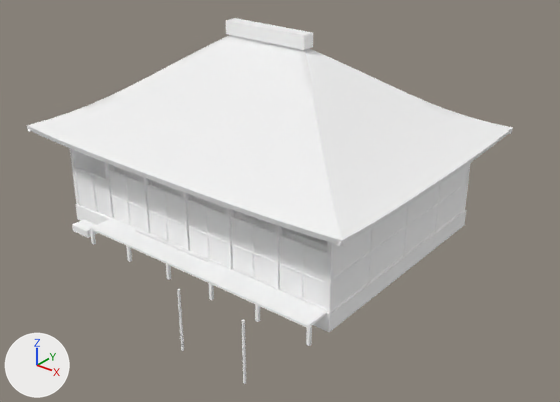
What one commit did to the glTF model public/assets/models/architecture/minka-kawara_1.glb.
Both versions are drawn from a camera (50 mm lens) standing at (15.57, -18.86, 12.68) and looking at (1.62, -1.42, 1.86). The lights are fixed; the arrows at lower left show +X, +Y and +Z. The older version comes first. Where no turn or scale is listed for an object, it has been applied to the vertices. Vertices at exactly the same position are counted once.

In view in the first picture: 'minka-kawara_1'.
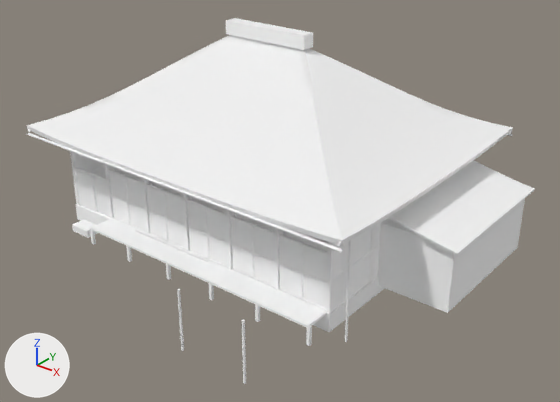
Where the newer file only moved an object's origin or applied its transform, the numbers keep the older frame.

The edits, one by one:
me_minka_kawara_1 is used by ob_minka_kawara_1; location (0.0, -1.11, 3.47).
me_minka_kawara_1 had 2037 vertices, 3796 faces and spanned x -6.41..6.41, y -6.13..6.13, z -3.47..3.47.
me_minka_kawara_1 now has 2247 vertices, 4158 faces and spans x -6.41..8.0, y -6.13..6.19, z -3.47..3.47.
me_minka_kawara_1 part 1: a new loose piece, a box spanning x 5.4..7.8, y -0.49..4.31, z -3.18..-1.07, in mat_stone_granite (white #ffffff).
me_minka_kawara_1 part 2: a new loose piece, a 6-sided cylinder along z spanning x 6.07..6.13, y -3.073..-3.003, z -3.475..-0.135, in mat_stone_granite (white #ffffff).
me_minka_kawara_1 part 3: a new loose piece of 129 vertices spanning x 5.39..8.0, y -0.69..4.51, z -1.13..-0.58, in mat_stone_granite (white #ffffff).
me_minka_kawara_1 part 4: a new loose piece of 18 vertices spanning x -6.4..6.4, y -3.97..-3.85, z -0.2..-0.14, in mat_stone_granite (white #ffffff).
Other edits to the shape of me_minka_kawara_1 do not show in these pictures.

Boxes [x1, y1, x2, y2] around the edits, measured in the pictures (560 x 402 px):
'minka-kawara_1', reshaped: before [27, 18, 513, 384]; after [26, 18, 535, 384]
part 1 of me_minka_kawara_1, added: after [377, 199, 525, 313]
part 2 of me_minka_kawara_1, added: after [345, 240, 352, 342]
part 3 of me_minka_kawara_1, added: after [377, 160, 535, 255]
part 4 of me_minka_kawara_1, added: after [26, 133, 342, 252]
